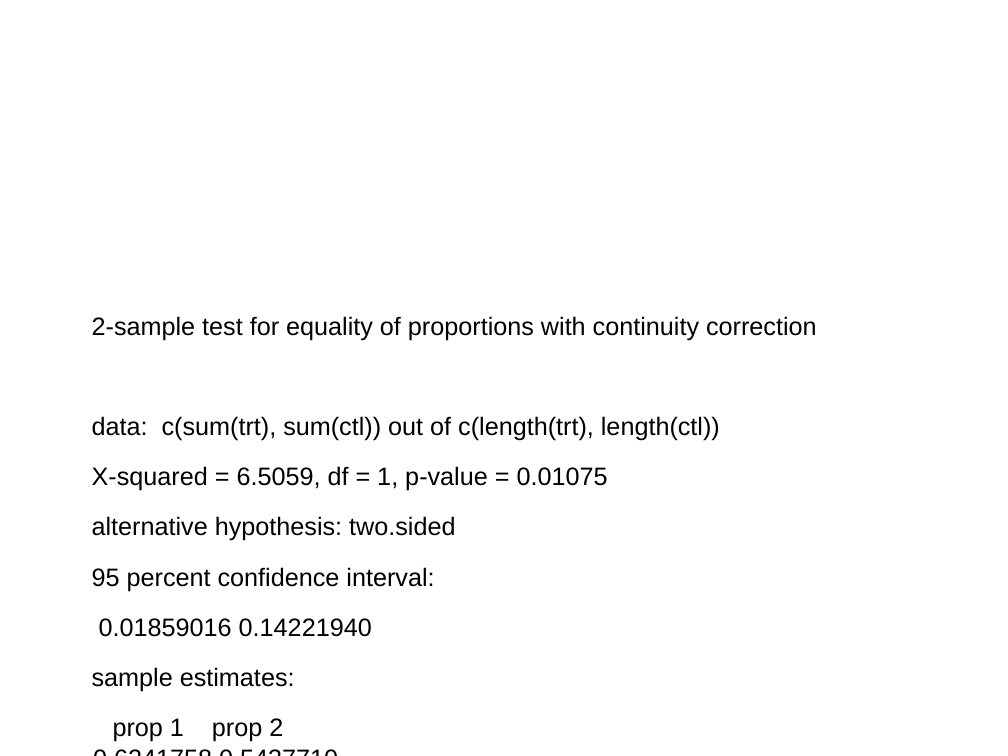
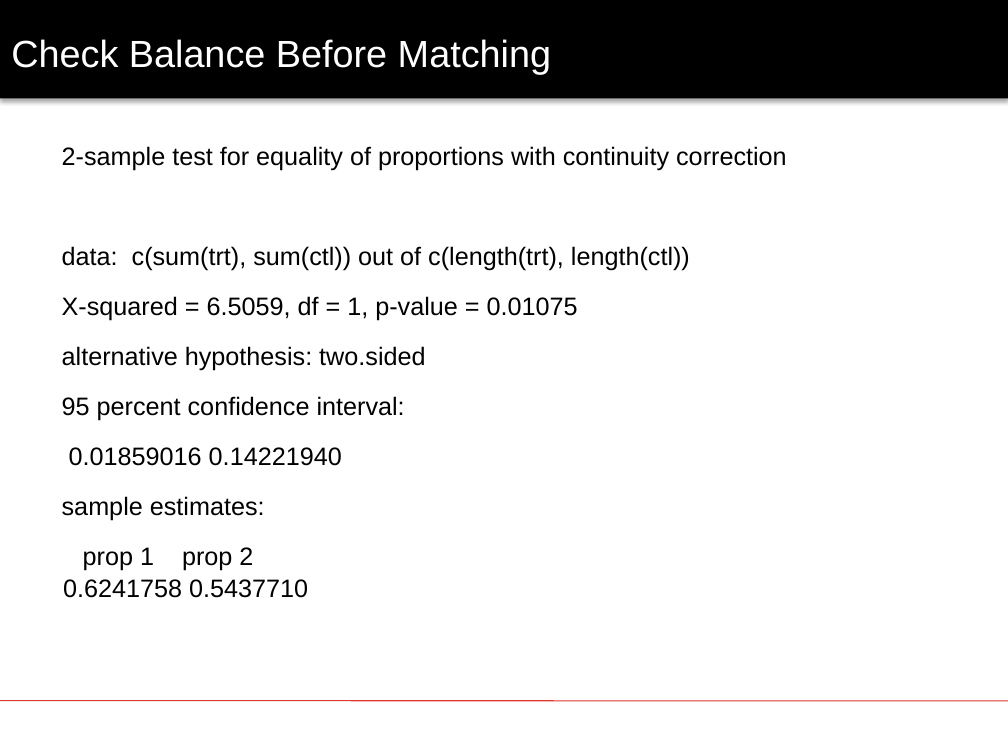
Before and after one commit to anhualin/MyLearning, a slide deck: slide 18 of FDA2018/FDA_Presentation.pptx (slide 15 before the commit). Drawn at 1008x756 pixels with LibreOffice and Linux fonts; fonts in the diff are those of the drawing; background and template pictures are left out. Boxes give left, top, right and bottom in pixels: in the first picture for what was removed or moved away, otherwise in the second. Text is boxed around its words. In the diff, an @@ line names an element or a change of style, - is before the commit and + after.

```diff
--- a/FDA2018/FDA_Presentation.pptx
+++ b/FDA2018/FDA_Presentation.pptx
@@ rectangle added at bbox=[0, 0, 1008, 99], fill #000000 @@
@@ title at bbox=[11, 39, 551, 74]: text changed; size 46 to 27 pt; font Calibri to Arial @@
-Check balance
+Check Balance Before Matching
@@ text "2-sample test for equality of ..." rewrapped from bbox=[92, 316, 817, 741] to bbox=[62, 146, 787, 598] @@
@@ line added from (0, 701) to (1008, 701), #DE3730 0.75 pt @@
```
Also in this commit, not shown: 19 other slides changed, 12 slides added, 1 slide removed, 4 other files.
